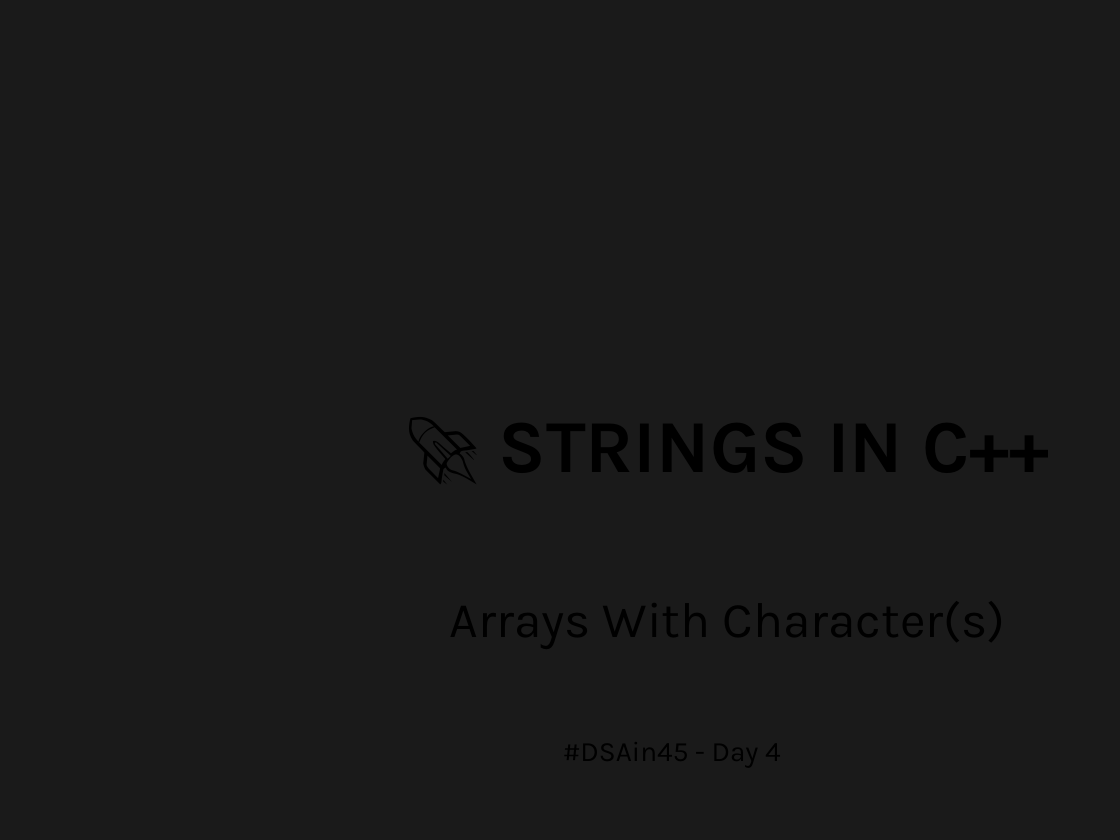
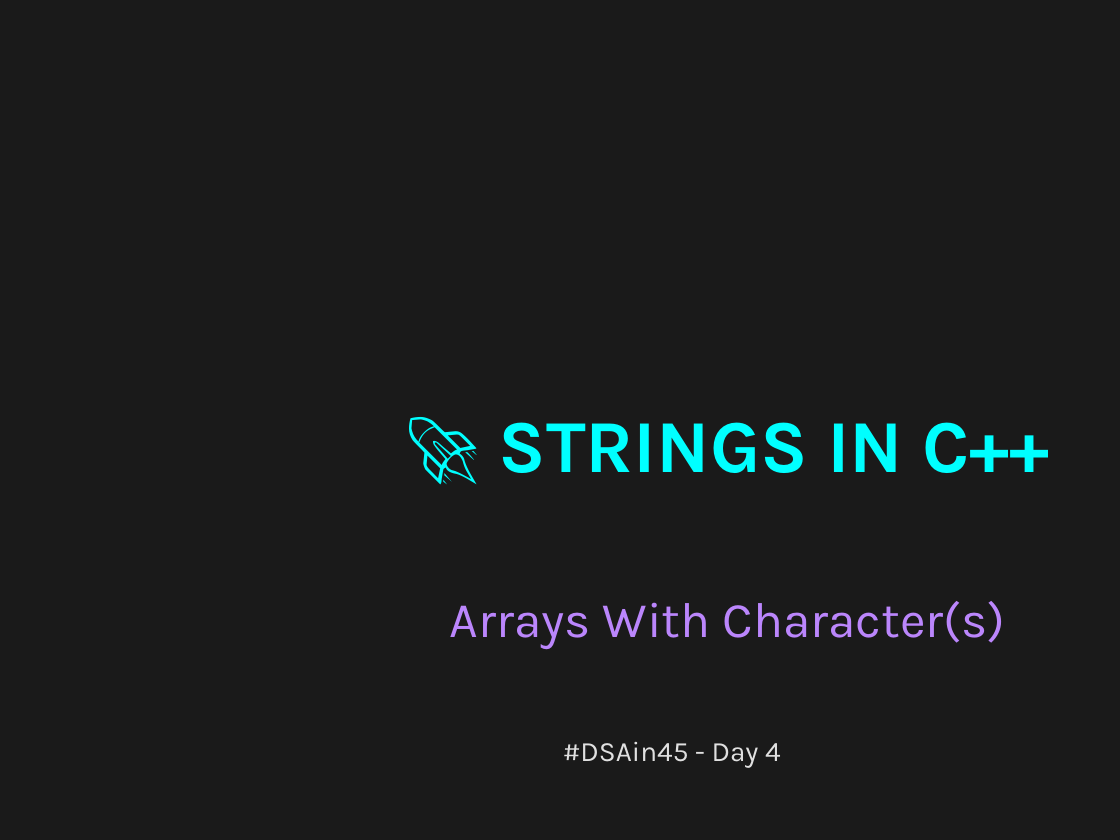
Before and after one commit to DEVELOPERX-coder/PPT-Automation, a slide deck: slide 1 of strings_in_cpp.pptx. Drawn at 1120x840 pixels with LibreOffice and Linux fonts; fonts in the diff are those of the drawing. Boxes give left, top, right and bottom in pixels: in the first picture for what was removed or moved away, otherwise in the second. Text is boxed around its words. In the diff, an @@ line names an element or a change of style, - is before the commit and + after.

```diff
--- a/strings_in_cpp.pptx
+++ b/strings_in_cpp.pptx
@@ text added at (499, 422, 1049, 473), 48 pt, text #00FFFF, bold @@
+🚀 STRINGS IN C++
@@ text added at (450, 601, 1006, 649), 32 pt, text #BB86FC @@
+Arrays With Character(s)
@@ text added at (563, 742, 781, 768), 18 pt, text #E0E0E0 @@
+#DSAin45 - Day 4
```
Also in this commit, not shown: 4 other slides changed, 1 other file.
